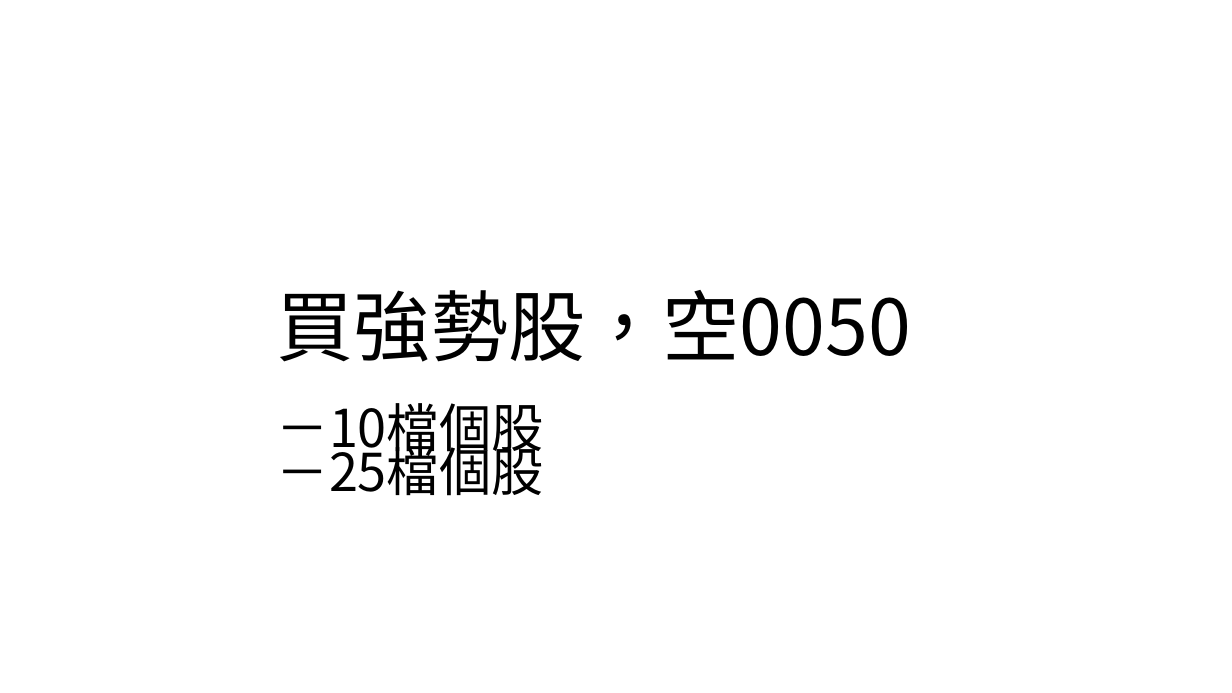
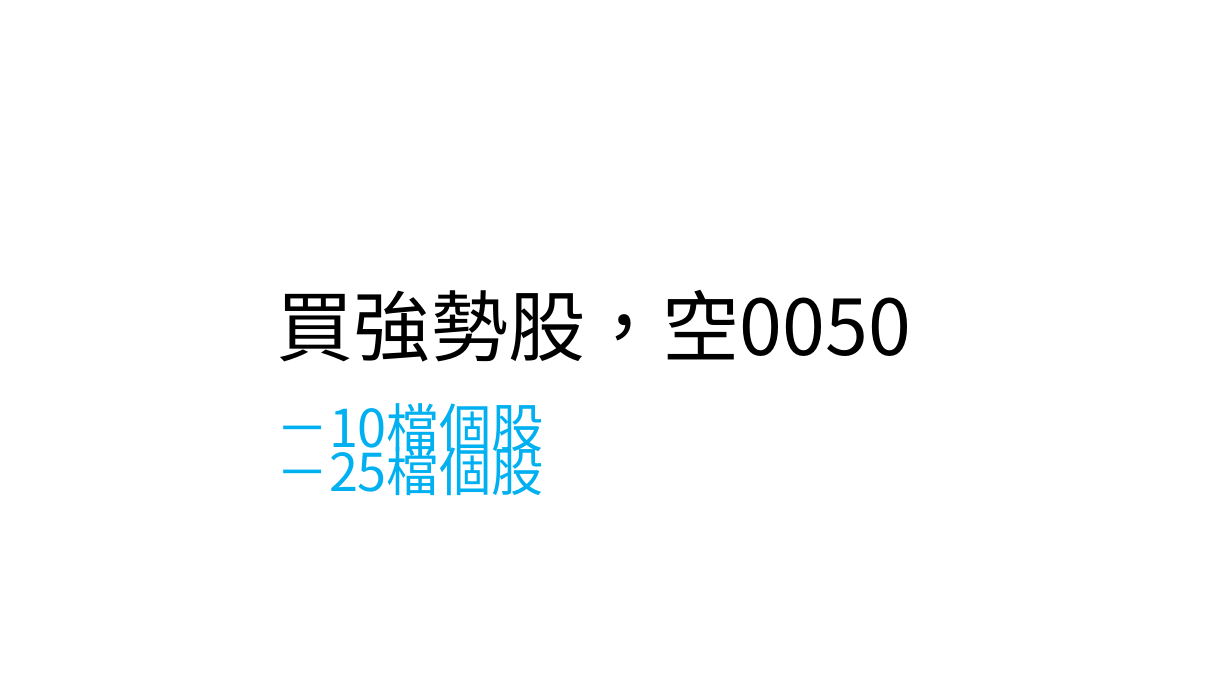
Before and after one commit to Garlylin/data, a slide deck: slide 5 of 強勢股vs.pptx. Drawn at 1232x693 pixels with LibreOffice and Linux fonts; fonts in the diff are those of the drawing. Boxes give left, top, right and bottom in pixels: in the first picture for what was removed or moved away, otherwise in the second. Text is boxed around its words. In the diff, an @@ line names an element or a change of style, - is before the commit and + after.

```diff
--- a/強勢股vs.pptx
+++ b/強勢股vs.pptx
@@ text at box(277, 403, 544, 496): text colour #000000 to #00B0F0 in "－10檔個股", "－25檔個股" @@
```
Also in this commit, not shown: 3 other slides changed, 7 slides added, 1 slide removed, 5 other files.
